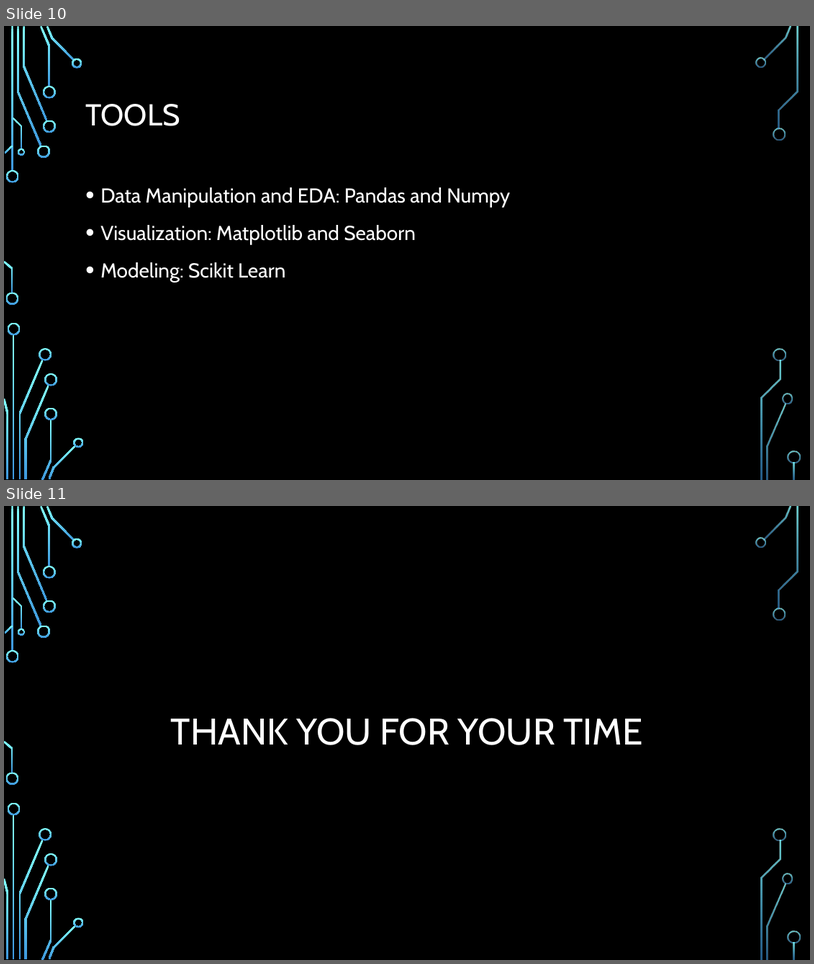
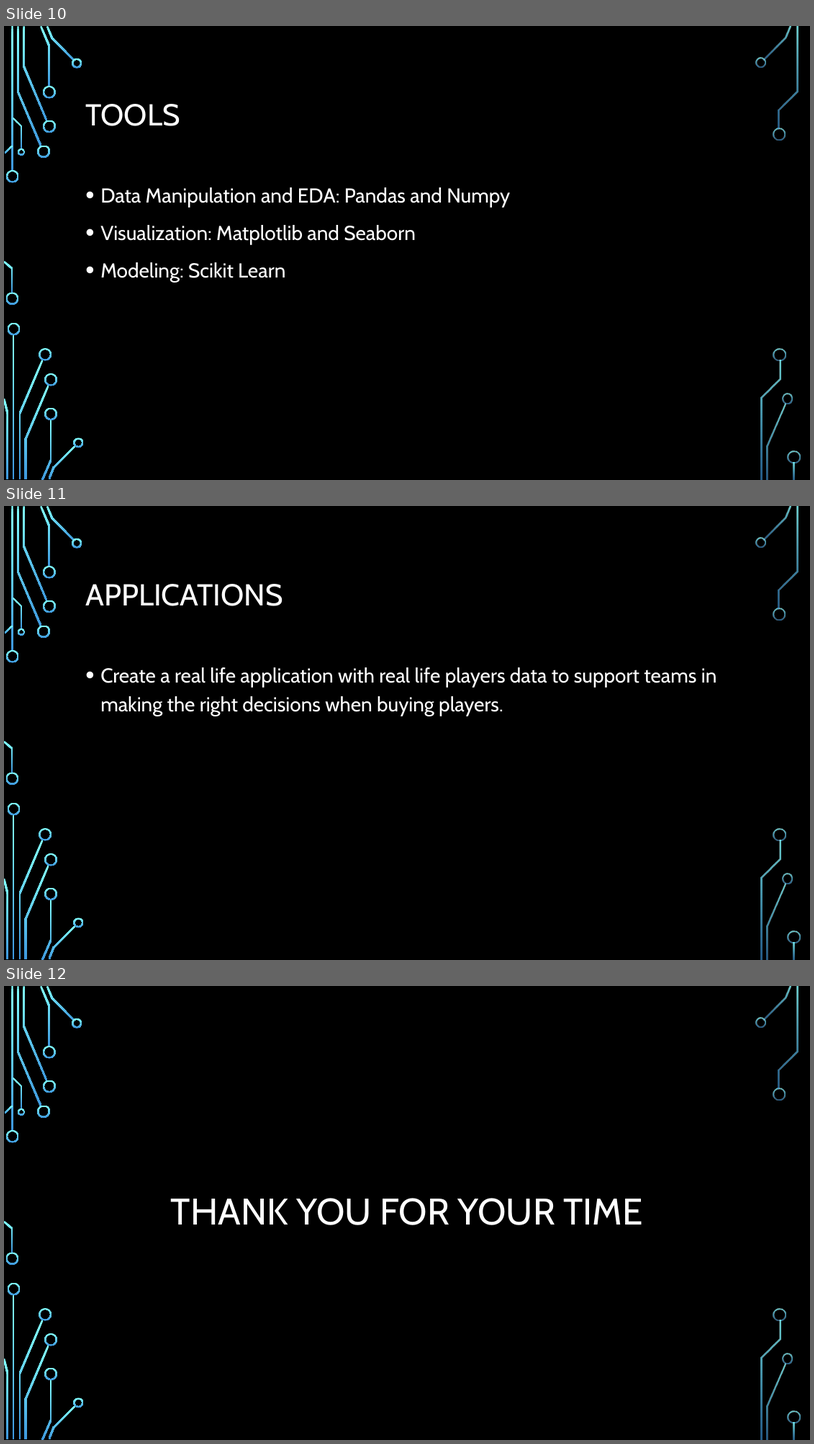
Before and after one commit to AbdulazizBardi/FlightRecommendation, a slide deck: Recommender Players Slides.pptx. Shown one above the other, each under a label of ours: slides 10 and 11 before the commit, slides 10, 11 and 12 after it. The pictures are 814x964 and 814x1444 pixels, drawn with LibreOffice and Linux fonts; fonts in the diff are those of the drawing; background and template pictures are left out. Boxes give left, top, right and bottom in pixels: in the first picture for what was removed or moved away, otherwise in the second. Text is boxed around its words. In the diff, an @@ line names an element or a change of style, - is before the commit and + after.

```diff
--- a/Recommender Players Slides.pptx
+++ b/Recommender Players Slides.pptx
@@ slide 11 added at [4,506,810,960], background picture (left out); not listed: 36 template elements that a slide beside it also shows @@
@@ title added at [85,584,283,606], 36 pt, text #FFFFFF @@
+APPLICATIONS
@@ text added at [100,667,718,716], 24 pt, text #FFFFFF @@
+• Create a real life application with real life players data to support teams in making the right decisions when buying players.
@@ what was slide 11 is now slide 12 @@
```
